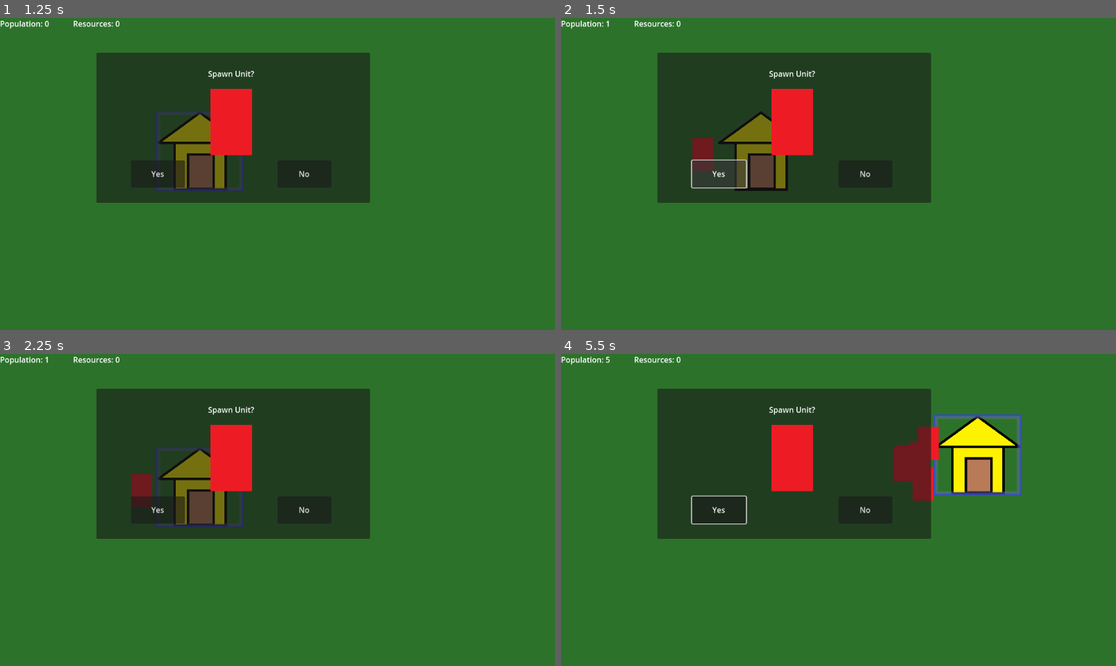
Above: before the commit, frames 1-4 (two rows, left to right).
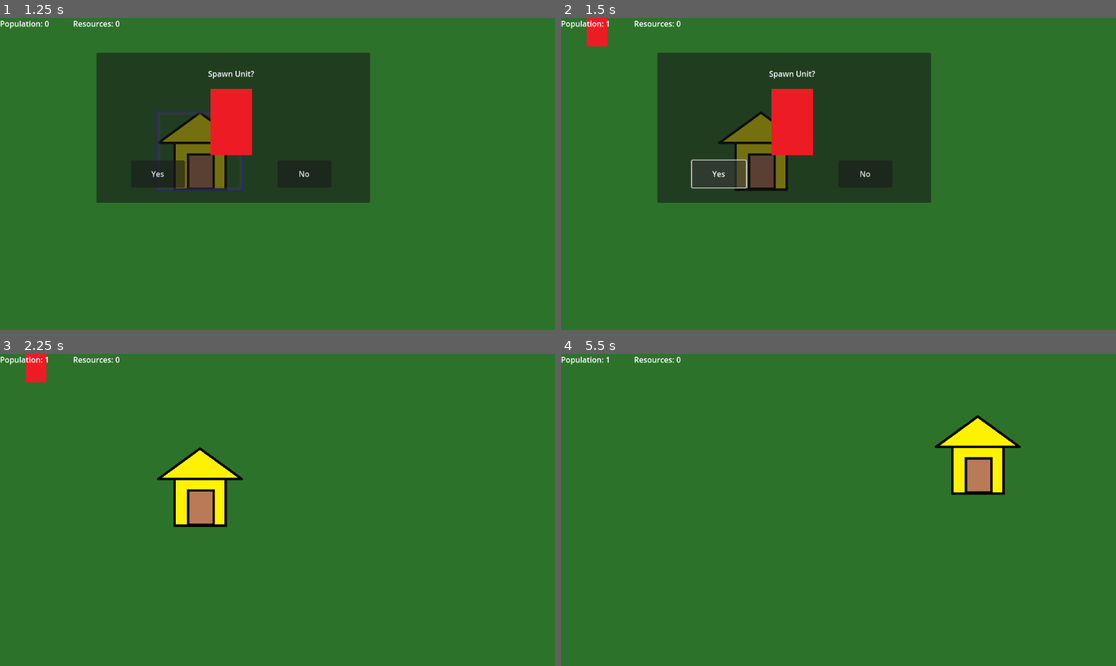
Above: after the commit, the same moments.

Repository: slowingwand28/Godot-Projects
Game: Godot game, scene res://World/world.tscn
Same seed, same stepped clock (60 frames per second), same inputs: the game is played once before the commit and once after it. The project has no main scene, so this scene is started directly.
Inputs (mouse positions are in pixels of both pictures, inside the frame that each line leads up to):
- Up to frame 1 (1.25 s): tap Enter at 0.5 s; move the mouse to (199, 167) at 0.52 s; press the mouse at (199, 167) at 0.53 s
- Up to frame 2 (1.5 s): release the mouse at (760, 167) at 1.25 s; click "Yes" at 1.25 s
- Up to frame 3 (2.25 s): click "No" at 2 s
- Up to frame 4 (5.5 s): click (716, 510) at 2.75 s, where only the run before the commit has a clickable "Yes"; click (716, 510) at 3.5 s, where only the run before the commit has a clickable "Yes"; tap Space at 4.25 s; move the mouse to (705, 491) at 4.27 s; tap S (Camera Down) at 4.35 s; click (705, 491) at 4.55 s; tap Enter at 5 s; move the mouse to (705, 485) at 5.02 s; hold A (Camera Left) from 5.03 s (still down); click (705, 485) at 5.3 s

Frame 1 is identical in both runs. In frame 2, 0.7% of the frame differs, in the area x 4-28%, y 0-49%; in frame 3, 24%; in frame 4, 25%, in the area x 8-83%, y 0-60%.

Commit message:
tweaked unit spawning and deselection

Diff:
--- a/rts-game/Faction1/Test unit spawner/unit_spawner.gd
+++ b/rts-game/Faction1/Test unit spawner/unit_spawner.gd
@@ -11,7 +11,7 @@
 	if (event.is_action_pressed("LeftClick")) and (mouseEntered == true):
 		selected = !selected
 		if selected == true:
-			Game.spawnUnit()
+			Game.spawnUnit(position)
 
 func _on_mouse_entered() -> void:
 	mouseEntered = true
--- a/rts-game/Faction1/Test unit/unit.gd
+++ b/rts-game/Faction1/Test unit/unit.gd
@@ -21,6 +21,9 @@
 			set_selected(true)
 		else:
 			set_selected(false)
+	if (event.is_action_pressed("LeftClick")) and (mouseEntered == false):
+		if selected == true:
+			set_selected(false)
 
 	if event.is_action_pressed("RightClick"):
 		follow_cursor = true
--- a/rts-game/Game/Game.gd
+++ b/rts-game/Game/Game.gd
@@ -6,7 +6,9 @@
 @onready var spawner = preload("res://Game/Menus/spawn_menu.tscn")
 
 
-func spawnUnit():
+func spawnUnit(position):
 	var path = get_tree().get_root().get_node("World/UI")
-	var spawnMenu = spawner.instantiate()
-	path.add_child(spawnMenu)
+	if not path.has_node("Spawn Menu"):
+		var spawnMenu = spawner.instantiate()
+		spawnMenu.housePos = position
+		path.add_child(spawnMenu)
--- a/rts-game/Game/Menus/spawn_menu.gd
+++ b/rts-game/Game/Menus/spawn_menu.gd
@@ -1,19 +1,23 @@
 extends Node2D
 
 @onready var unit = preload("res://Faction1/Test unit/unit.tscn")
-var housePos = Vector2(300,300)
+var housePos = Vector2()
 
 func _on_yes_pressed() -> void:
-	var randomPosX = randi_range(-50, 50)
-	var randomPosY = randi_range(-50, 50)
+	var randomPosX = randi_range(-100, 100)
+	var randomPosY = randi_range(-100, 100)
 
 	var path = get_tree().get_root().get_node("World/Friendly Units")
 	var worldPath = get_tree().get_root().get_node("World")
 	var newUnit = unit.instantiate()
-	newUnit.position = housePos + Vector2(randomPosX, randomPosY)
+	newUnit.position = Vector2((housePos.x + randomPosX), (housePos.y + randomPosY)) #housePos + Vector2(randomPosX, randomPosY)
 	path.add_child(newUnit)
 	worldPath.get_units()
 
 
 func _on_no_pressed() -> void:
+	var buildings = get_tree().get_root().get_node("World/Buildings")
+	for i in buildings.get_child_count():
+		if buildings.get_child(i).selected == true:
+			buildings.get_child(i).selected = false
 	queue_free()
--- a/rts-game/World/world.gd
+++ b/rts-game/World/world.gd
@@ -13,8 +13,6 @@
 	area.append(Vector2(min(start.x, end.x), min(start.y, end.y)))
 	area.append(Vector2(max(start.x, end.x), max(start.y, end.y)))
 	var units_in_area = get_units_in_area(area)
-	for unit in friendly_units:
-		unit.set_selected(false)
 	for unit in units_in_area:
 		unit.set_selected(true)
 
--- a/rts-game/World/world.tscn
+++ b/rts-game/World/world.tscn
@@ -29,7 +29,9 @@
 [node name="Friendly Units" type="Node2D" parent="."]
 y_sort_enabled = true
 
-[node name="Unit Spawner" parent="." instance=ExtResource("5_g0qk1")]
+[node name="Buildings" type="Node2D" parent="."]
+
+[node name="Unit Spawner" parent="Buildings" instance=ExtResource("5_g0qk1")]
 position = Vector2(38, 75)
 
 [connection signal="area_selected" from="Camera" to="." method="_on_camera_area_selected"]
